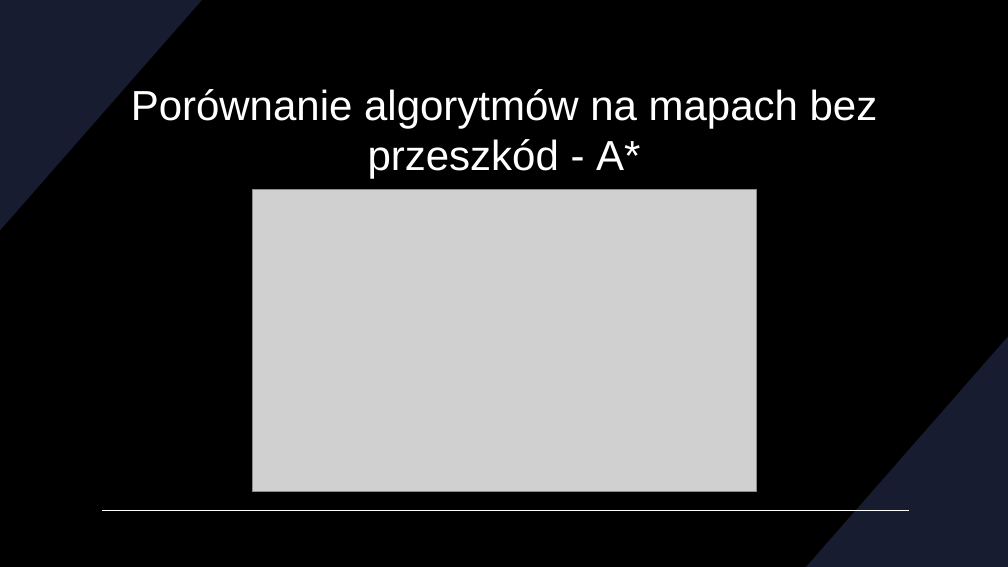
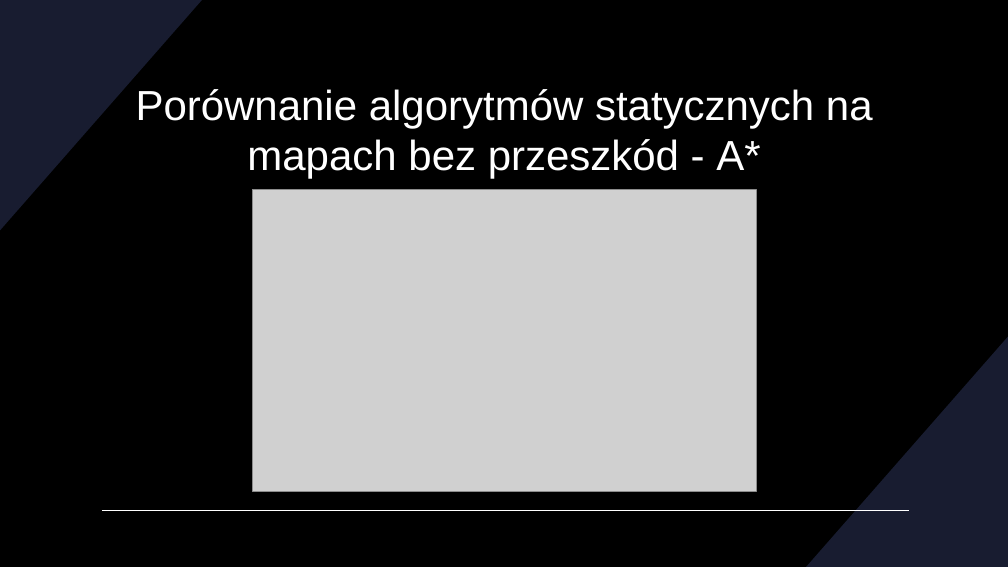
Before and after one commit to DevxMike/master_degree, a slide deck: slide 21 of ppt/Magisterka.pptx. Drawn at 1008x567 pixels with LibreOffice and Linux fonts; fonts in the diff are those of the drawing; grey boxes stand for pictures. Boxes give left, top, right and bottom in pixels: in the first picture for what was removed or moved away, otherwise in the second. Text is boxed around its words. In the diff, an @@ line names an element or a change of style, - is before the commit and + after.

```diff
--- a/ppt/Magisterka.pptx
+++ b/ppt/Magisterka.pptx
@@ title at <box>136,89,873,178</box>: text changed @@
-Porównanie algorytmów na mapach bez przeszkód - A*
+Porównanie algorytmów statycznych na mapach bez przeszkód - A*
```
Also in this commit, not shown: 4 other slides changed, 2 other files.
